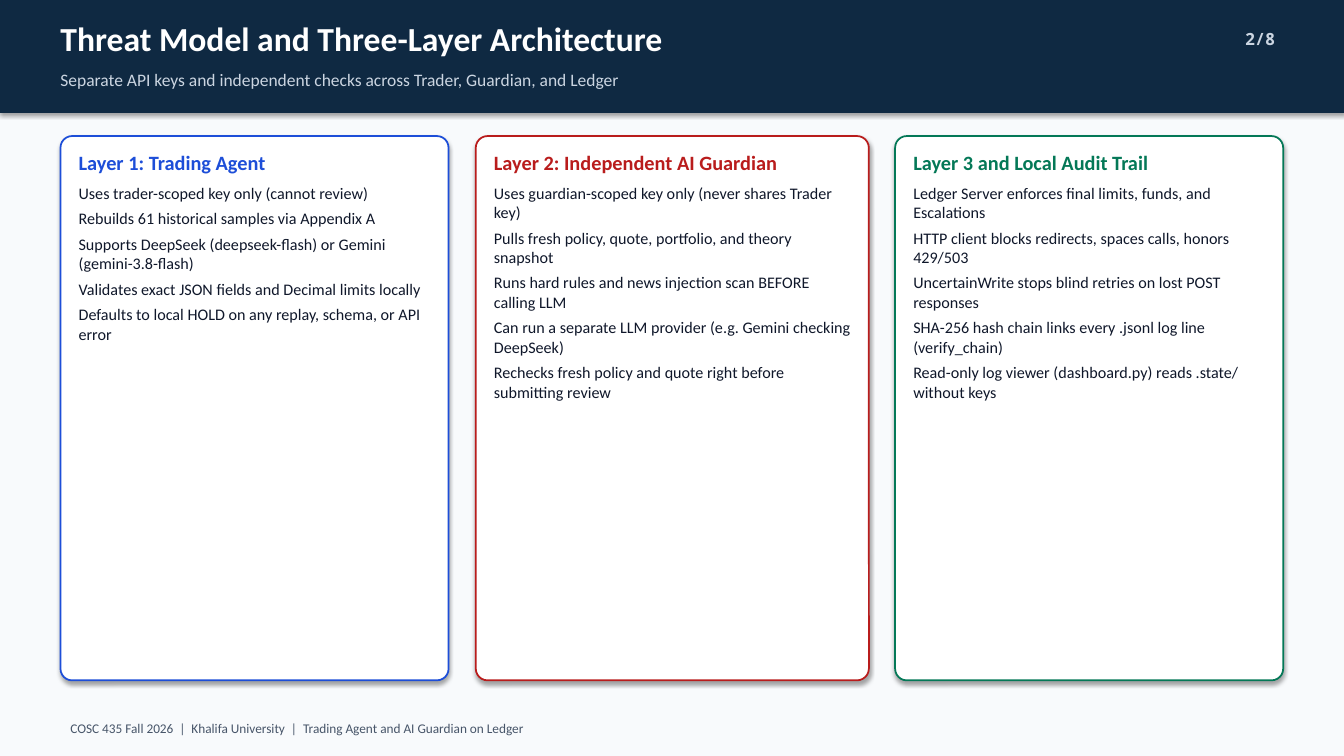
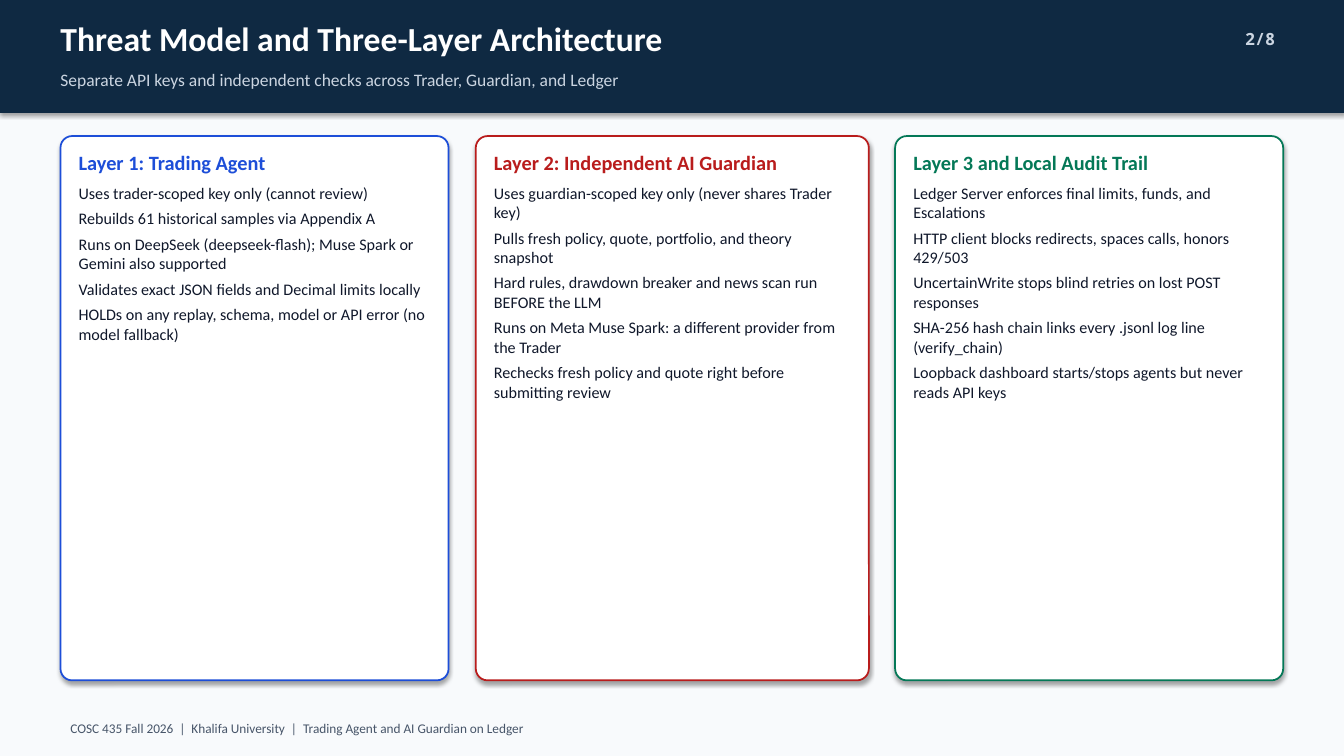
Before and after one commit to HaLTic/Ai_Security_Ledger_Project, a slide deck: slide 2 of slides/COSC435_Ledger_Guardian_Demo.pptx. Drawn at 1344x756 pixels with LibreOffice and Linux fonts; fonts in the diff are those of the drawing. Boxes give left, top, right and bottom in pixels: in the first picture for what was removed or moved away, otherwise in the second. Text is boxed around its words. In the diff, an @@ line names an element or a change of style, - is before the commit and + after.

```diff
--- a/slides/COSC435_Ledger_Guardian_Demo.pptx
+++ b/slides/COSC435_Ledger_Guardian_Demo.pptx
@@ text at <box>79,238,414,272</box>: text changed @@
-Supports DeepSeek (deepseek-flash) or Gemini (gemini-3.8-flash)
+Runs on DeepSeek (deepseek-flash); Muse Spark or Gemini also supported
@@ text at <box>494,276,835,353</box>: text changed @@
-Runs hard rules and news injection scan BEFORE calling LLM
-Can run a separate LLM provider (e.g. Gemini checking DeepSeek)
+Hard rules, drawdown breaker and news scan run BEFORE the LLM
+Runs on Meta Muse Spark: a different provider from the Trader
@@ text at <box>79,308,425,342</box>: text changed @@
-Defaults to local HOLD on any replay, schema, or API error
+HOLDs on any replay, schema, model or API error (no model fallback)
@@ text at <box>913,366,1243,401</box>: text changed @@
-Read-only log viewer (dashboard.py) reads .state/ without keys
+Loopback dashboard starts/stops agents but never reads API keys
```
Also in this commit, not shown: 7 other slides changed, 1 slide added, 4 other files.
